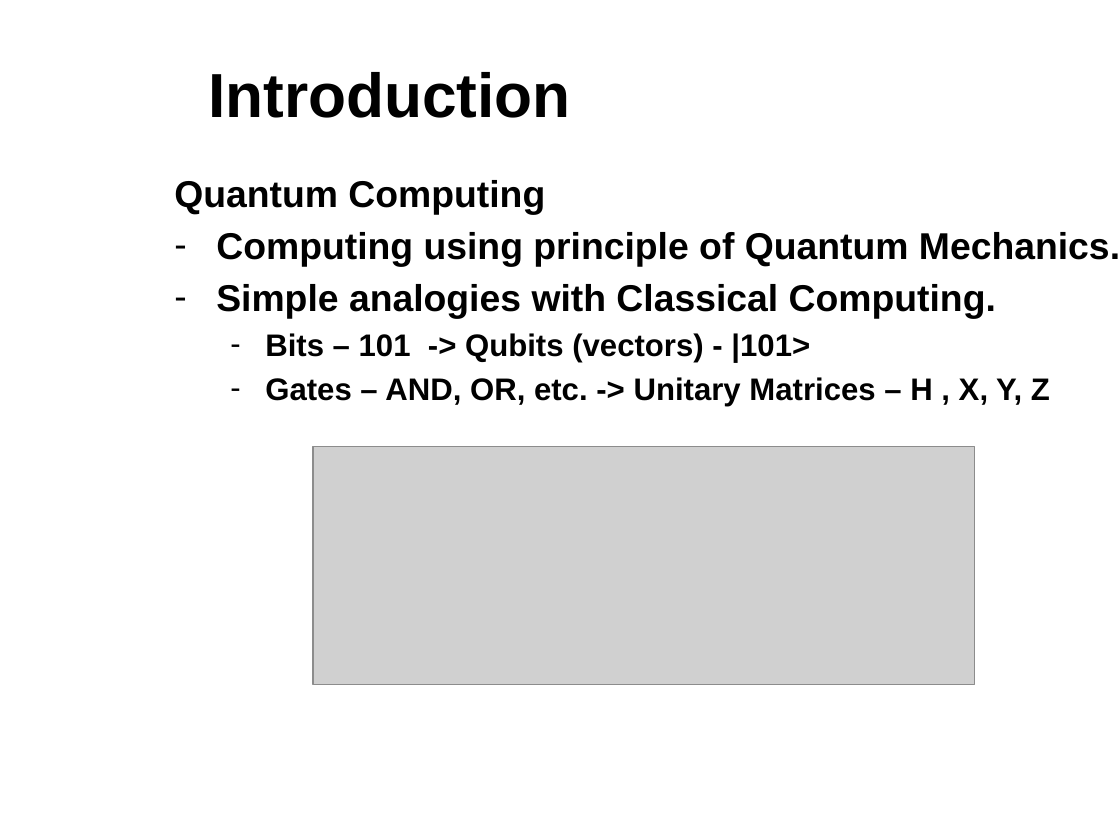
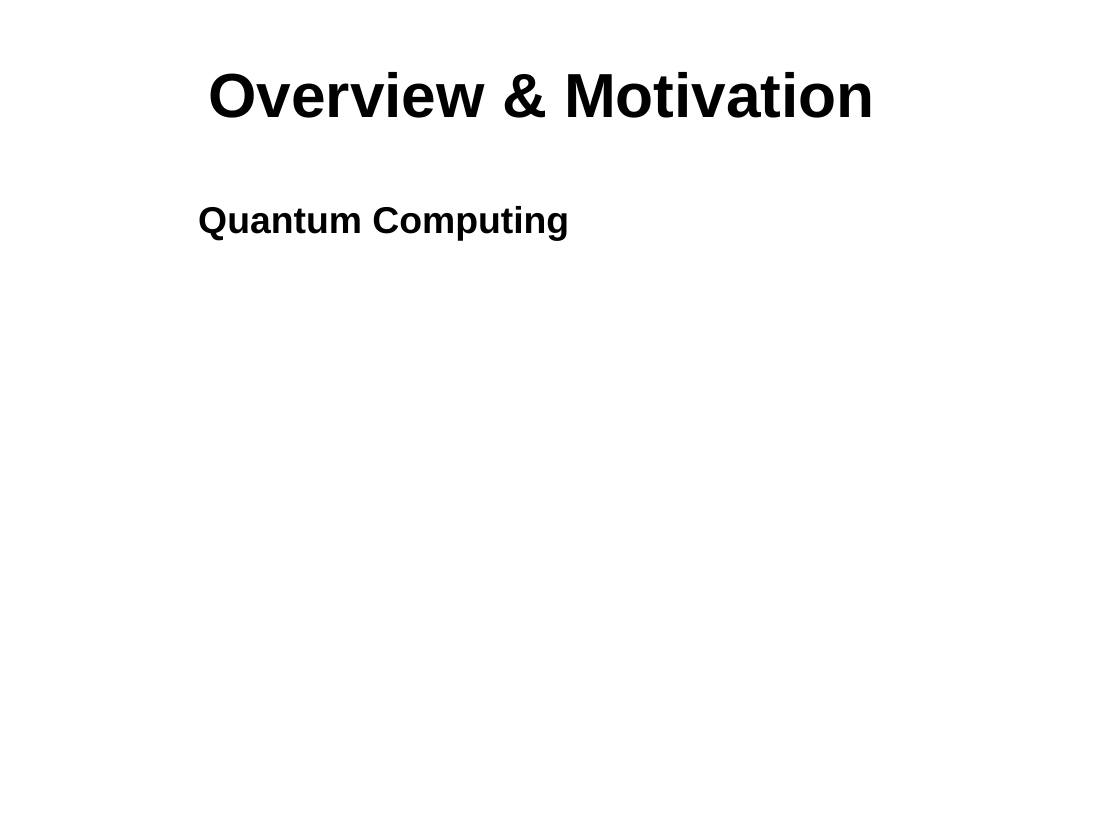
Before and after one commit to sdk21/PLT, a slide deck: slide 3 of Demo/Qlang.pptx. Drawn at 1120x840 pixels with LibreOffice and Linux fonts; fonts in the diff are those of the drawing; grey boxes stand for pictures; background and template pictures are left out. Boxes give left, top, right and bottom in pixels: in the first picture for what was removed or moved away, otherwise in the second. Text is boxed around its words. In the diff, an @@ line names an element or a change of style, - is before the commit and + after.

```diff
--- a/Demo/Qlang.pptx
+++ b/Demo/Qlang.pptx
@@ title at bbox=[208, 72, 875, 118]: text changed @@
-Introduction
+Overview & Motivation
@@ text "Quantum Computing": place and size @@
-text "Quantum Computing" at bbox=[174, 180, 1120, 406]
+text "Quantum Computing" at bbox=[198, 206, 569, 241]
@@ text at bbox=[216, 232, 1120, 406]: paragraphs removed @@
-– Computing using principle of Quantum Mechanics.
-– Simple analogies with Classical Computing.
-  – Bits – 101 -> Qubits (vectors) - |101>
-  – Gates – AND, OR, etc. -> Unitary Matrices – H , X, Y, Z
@@ picture removed at bbox=[314, 447, 976, 685] @@
```
Also in this commit, not shown: 9 other slides changed, 3 slides added, 3 slides removed, 1 other file.
